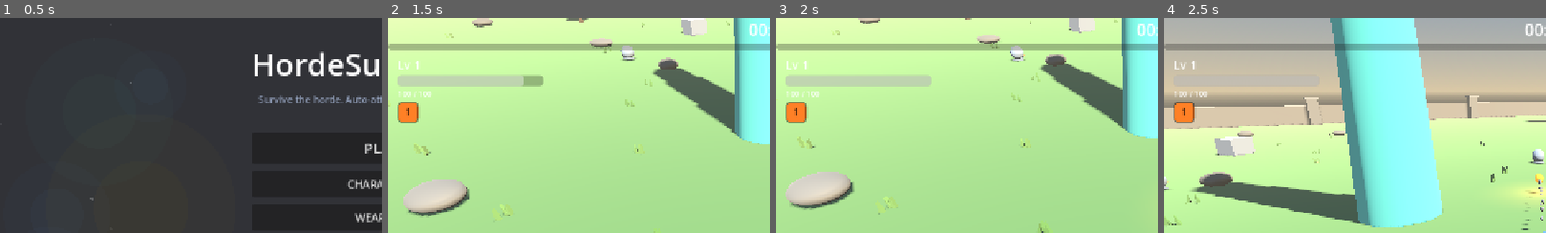
Above: before the commit, frames 1-4 (left to right).
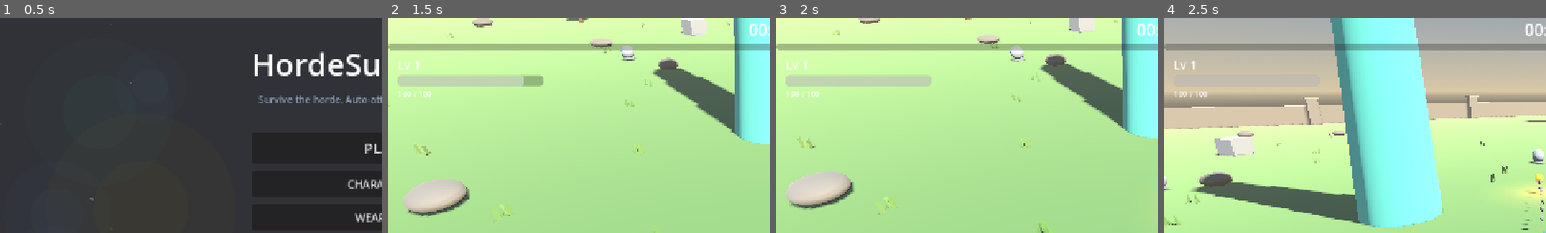
Above: after the commit, the same moments.

Repository: mohsen-niksirat/Horde_Survival_3D
Game: Godot game, scene res://scenes/bootstrap/Boot.tscn
The game is run twice, just before and just after one commit, with the same random seed, the same clock (stepped at 60 frames per second) and the same inputs.
Inputs (mouse positions are % of the whole screen's width and height, from its top left):
- Up to frame 1 (0.5 s): no input
- Up to frame 2 (1.5 s): click "PLAY" at 0.5 s; click "SKIP" at 1.25 s
- Up to frame 3 (2 s): no input
- Up to frame 4 (2.5 s): tap Enter at 2 s; move the mouse to (55, 50) at 2.02 s; hold W (move_up) from 2.03 s (still down); tap Q (ability_1) at 2.1 s
The pictures show only the part of the screen within x 0-50%, y 0-50%; the shares and areas given below are measured in that part.

Frame 1 is identical in both runs. In frame 2, 0.5% of the frame differs, in the area x 2-8%, y 39-49%; in frame 3, 0.5%; in frame 4, 0.5%.

Commit message:
fix(UX): HUD hidden while paused/level-up + tutorial mouse recapture
- Gameplay HUD (HP/XP/combo/abilities/weapons) now hides while the pause
  or level-up overlay is shown — no more buttons and labels bleeding
  through the pause screen
- Desktop: after the first-run tutorial finishes, the pointer is
  re-captured (previously stayed visible until the player pressed Esc
  once)
- Removed an accidental duplicate meta-upgrade application in main._ready
- regression green

Diff:
--- a/scenes/main/main.gd
+++ b/scenes/main/main.gd
@@ -31,10 +31,6 @@
 	enemy_manager.set_script(ENEMY_MANAGER)
 	enemy_manager.name = "EnemyManager"
 	add_child(enemy_manager)
-
-	# V9: apply purchased permanent upgrades to the player's stats
-	preload("res://scenes/menu/meta_shop.gd").apply_meta_upgrades(player.stat_block)
-	player.on_stats_changed()
 
 	# V9+V13: apply meta upgrades AND selected character stats FIRST
 	preload("res://scenes/menu/meta_shop.gd").apply_meta_upgrades(player.stat_block)
--- a/scenes/ui/hud.gd
+++ b/scenes/ui/hud.gd
@@ -51,7 +51,12 @@
 	RunManager.kills_changed.connect(_on_kills)
 	EventBus.combo_changed.connect(_on_combo)
 	EventBus.upgrade_applied.connect(_on_upgrade_applied)
-	pause_button.pressed.connect(_on_pause_pressed)	# Zoom buttons (desktop wheel alternative + mobile main zoom)
+	pause_button.pressed.connect(_on_pause_pressed)
+	# V-fix: hide gameplay HUD while paused/level-up so overlays read clean
+	EventBus.game_state_changed.connect(_on_hud_visibility)
+
+func _on_hud_visibility(new_state: int, _old: int) -> void:
+	visible = not (new_state == GameManager.State.PAUSED or new_state == GameManager.State.LEVEL_UP)	# Zoom buttons (desktop wheel alternative + mobile main zoom)
 	zoom_in_button.pressed.connect(func(): InputManager.add_zoom_delta(-0.18))
 	zoom_out_button.pressed.connect(func(): InputManager.add_zoom_delta(0.18))
 	_refresh_weapon_icons()
--- a/scenes/ui/tutorial_overlay.gd
+++ b/scenes/ui/tutorial_overlay.gd
@@ -73,4 +73,13 @@
 func _finish() -> void:
 	visible = false
 	get_tree().paused = false
+	# Re-apply the mouse mode now that the run actually starts
+	_apply_mouse_mode()
 	SaveManager.set_setting(SAVE_KEY, true)
+func _apply_mouse_mode() -> void:
+	if DisplayServer.is_touchscreen_available():
+		return
+	if GameManager.state == GameManager.State.PLAYING or GameManager.state == GameManager.State.BOSS:
+		Input.mouse_mode = Input.MOUSE_MODE_CAPTURED
+	else:
+		Input.mouse_mode = Input.MOUSE_MODE_VISIBLE
